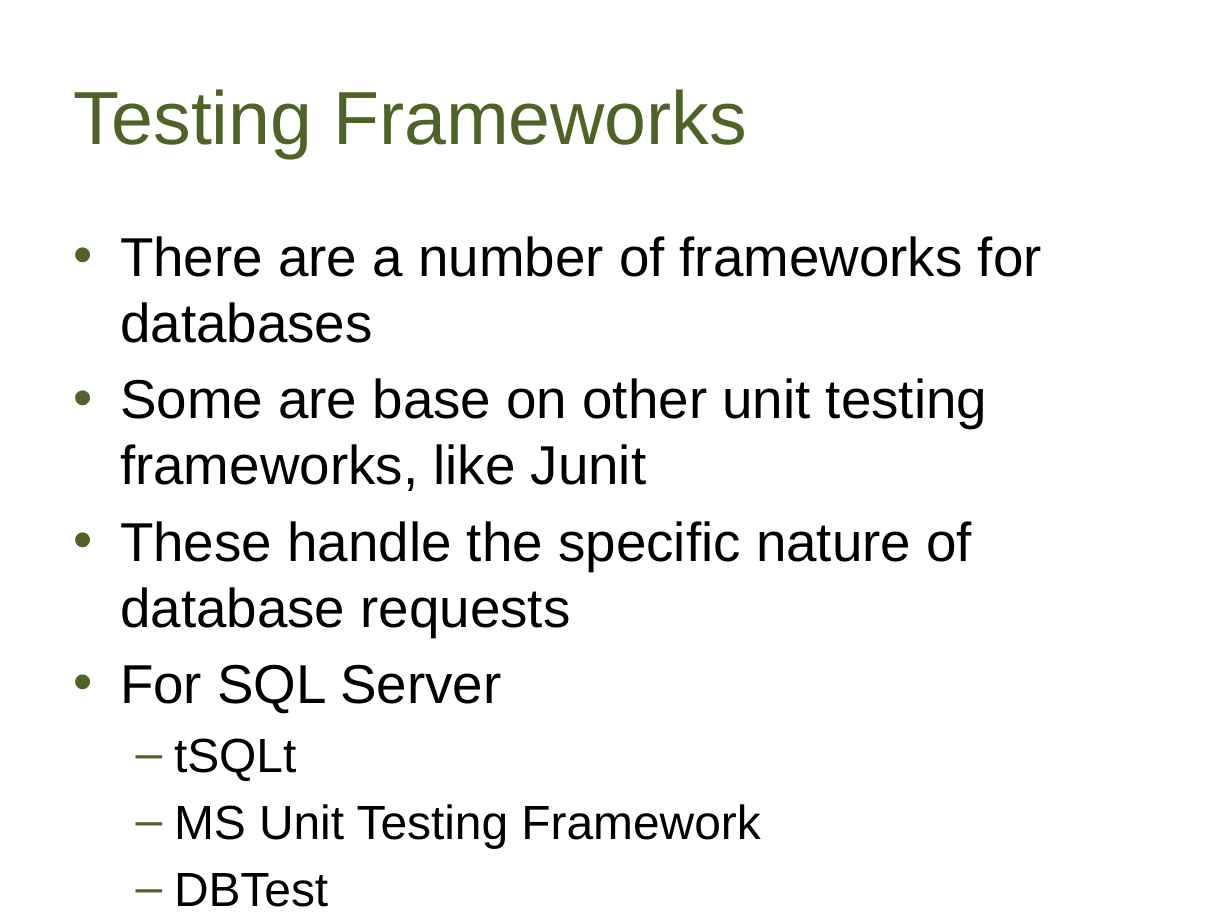
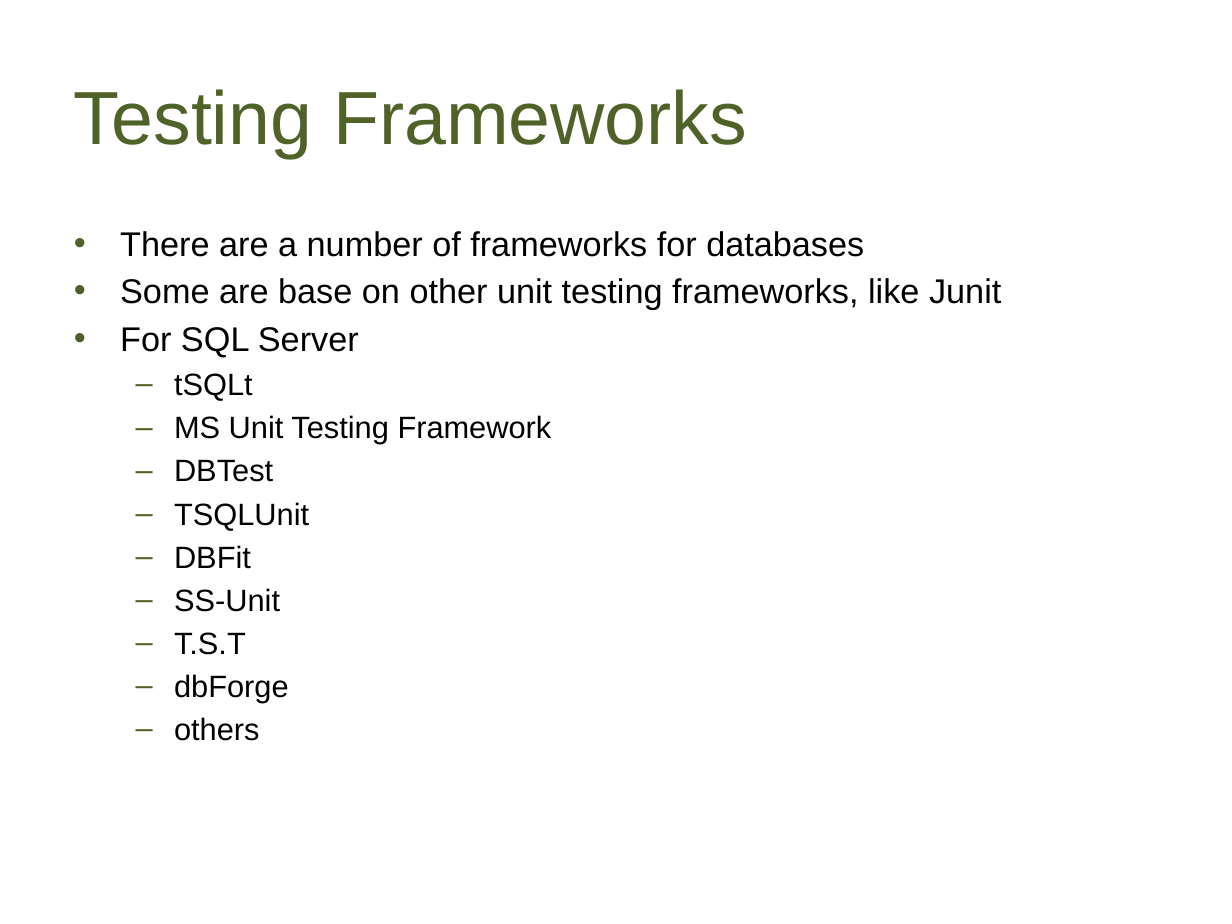
Before and after one commit to way0utwest/UnitTestingTSQL, a slide deck: slide 15 of UnitTestingTSQL.pptx. Drawn at 1232x924 pixels with LibreOffice and Linux fonts; fonts in the diff are those of the drawing; background and template pictures are left out. Boxes give left, top, right and bottom in pixels: in the first picture for what was removed or moved away, otherwise in the second. Text is boxed around its words. In the diff, an @@ line names an element or a change of style, - is before the commit and + after.

```diff
--- a/UnitTestingTSQL.pptx
+++ b/UnitTestingTSQL.pptx
@@ text "There are a number of ..." at [120, 231, 1001, 741]: size 32 to 20 pt in "There are a number of frameworks for ...", "Some are base on other unit testing ...", "For SQL Server"; size 28 to 18 pt in "tSQLt", "MS Unit Testing Framework", "DBTest", "TSQLUnit" and 5 more places; less space between paragraphs @@
@@ text at [120, 521, 972, 637]: paragraph removed @@
-• These handle the specific nature of database requests
```
Also in this commit, not shown: 6 other slides changed, 2 slides added, 1 slide removed, 2 other files.
